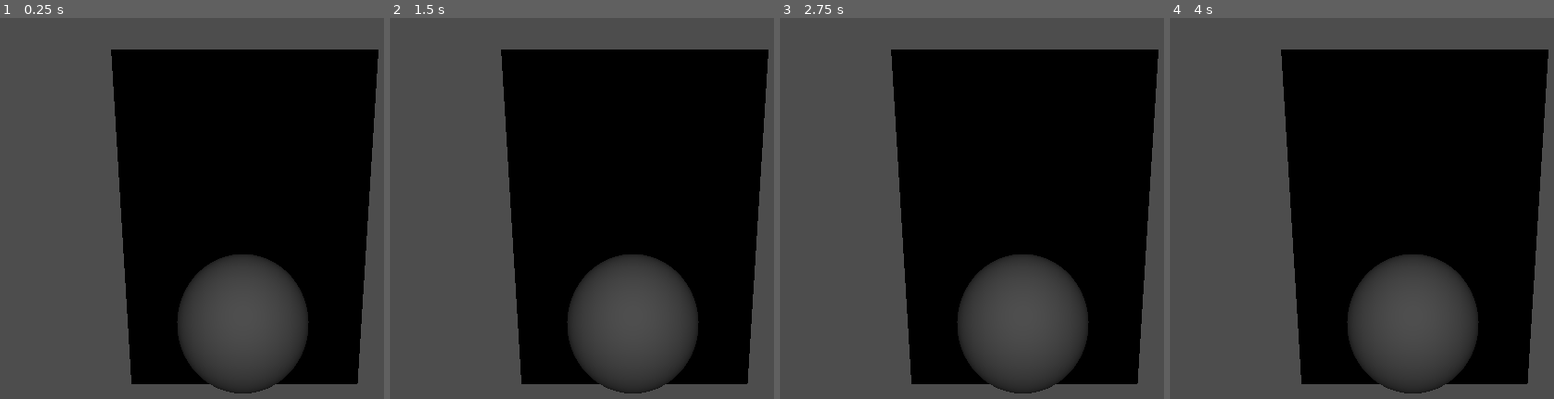
Above: before the commit, frames 1-4 (left to right).
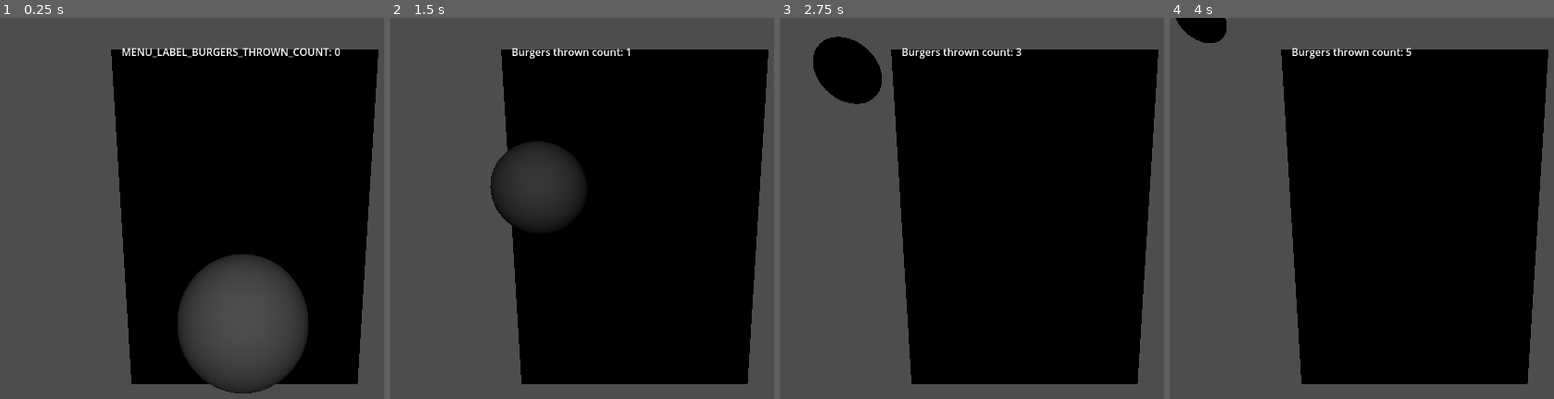
Above: after the commit, the same moments.

Repository: mlm-games/burgers-bang
Game: Godot game, scene res://gameplay.tscn
The game is run twice, just before and just after one commit, with the same random seed, the same clock (stepped at 60 frames per second) and the same inputs.
Inputs (mouse positions are in pixels of both pictures, inside the frame that each line leads up to):
- Up to frame 1 (0.25 s): no input
- Up to frame 2 (1.5 s): tap Enter at 0.5 s; move the mouse to (outside the picture) at 0.52 s; click (outside the picture) at 0.67 s; tap Space at 1.25 s; move the mouse to (486, 246) at 1.27 s; click (486, 246) at 1.42 s
- Up to frame 3 (2.75 s): tap Enter at 2 s; move the mouse to (1098, 136) at 2.02 s; click (1098, 136) at 2.17 s
- Up to frame 4 (4 s): tap Space at 2.75 s; move the mouse to (1377, 307) at 2.77 s; click (1377, 307) at 2.92 s; tap Enter at 3.5 s; move the mouse to (outside the picture) at 3.52 s; click (outside the picture) at 3.67 s

The runs differ from the first frame. In frame 1, 0.7% of the frame differs, in the area x 31-89%, y 7-11%; in frame 2, 14%, in the area x 26-81%, y 7-99%; in frame 3, 13%; in frame 4, 11%.

Commit message:
add initial test implementation for throwing of burger

Diff:
--- a/burger.gd
+++ b/burger.gd
@@ -1,9 +1 @@
 class_name Burger extends MeshInstance3D
-
-var charging_throw: bool = false
-
-func _input(event: InputEvent) -> void:
-	if event is InputEventMouseButton and event.is_pressed():
-
-			print("Recognised")
-			#global_position =
--- a/gameplay.gd
+++ b/gameplay.gd
@@ -1 +1,36 @@
 extends Node3D
+
+var charging_throw: bool = false
+var throw_power : float = 0
+var burgers_thrown_count : int = 0
+
+@onready var current_burger: Burger = $InitialBurger
+
+func _input(event: InputEvent) -> void:
+	if current_burger == null:
+		return
+
+	if event is InputEventMouseButton:
+		if event.is_pressed():
+			print("Recognised")
+			charging_throw = true
+		else:
+			charging_throw = false
+			throw_burger()
+
+			##global_position =
+			#
+	#if event is InputEventMouseMotion and charging_throw:
+		#var camera = get_viewport().get_camera_3d()
+		#var dir_ray = get_world_3d().direct_space_state.intersect_ray(PhysicsRayQueryParameters3D.create(camera.project_ray_origin(event.position),\
+			 #camera.project_ray_origin(event.position) + camera.project_ray_normal(event.position), 1))
+		#if dir_ray:
+			#current_burger.look_at((dir_ray.position - current_burger.global_transform.origin).normalized(), Vector3.UP)
+
+func throw_burger() -> void:
+	current_burger.global_transform.origin += Vector3.ONE #HACK: test
+	#TODO: set burger collision layer.
+	burgers_thrown_count += 1
+	%BurgersThrownCountLabel.text = tr("Burgers thrown count: ") + str(burgers_thrown_count)
+
+	#%BurgerRespawnTimer.start(); await %BurgerRespawnTimer.timeout
--- a/gameplay.tscn
+++ b/gameplay.tscn
@@ -1,11 +1,13 @@
-[gd_scene load_steps=4 format=3 uid="uid://dabcmqvvcej4o"]
+[gd_scene load_steps=5 format=3 uid="uid://dabcmqvvcej4o"]
 
 [ext_resource type="PackedScene" uid="uid://cns07x2ciq2dr" path="res://burger.tscn" id="1_n4psk"]
+[ext_resource type="Script" uid="uid://clkmqu8xyxe8m" path="res://gameplay.gd" id="1_oe8ih"]
 [ext_resource type="Script" uid="uid://3npklxk4k22d" path="res://burger.gd" id="2_ej4tk"]
 
 [sub_resource type="BoxMesh" id="BoxMesh_n4psk"]
 
 [node name="World" type="Node3D"]
+script = ExtResource("1_oe8ih")
 
 [node name="InitialBurger" parent="." instance=ExtResource("1_n4psk")]
 script = ExtResource("2_ej4tk")
@@ -19,3 +21,18 @@
 
 [node name="OmniLight3D" type="OmniLight3D" parent="."]
 transform = Transform3D(1, 0, 0, 0, 1, 0, 0, 0, 1, 0, 1.69589, -3.11118)
+
+[node name="UI" type="CanvasLayer" parent="."]
+
+[node name="BurgersThrownCountLabel" type="Label" parent="UI"]
+unique_name_in_owner = true
+offset_left = 387.0
+offset_top = 41.0
+offset_right = 719.0
+offset_bottom = 64.0
+text = "MENU_LABEL_BURGERS_THROWN_COUNT: 0"
+
+[node name="BurgerRespawnTimer" type="Timer" parent="."]
+unique_name_in_owner = true
+wait_time = 2.0
+one_shot = true
